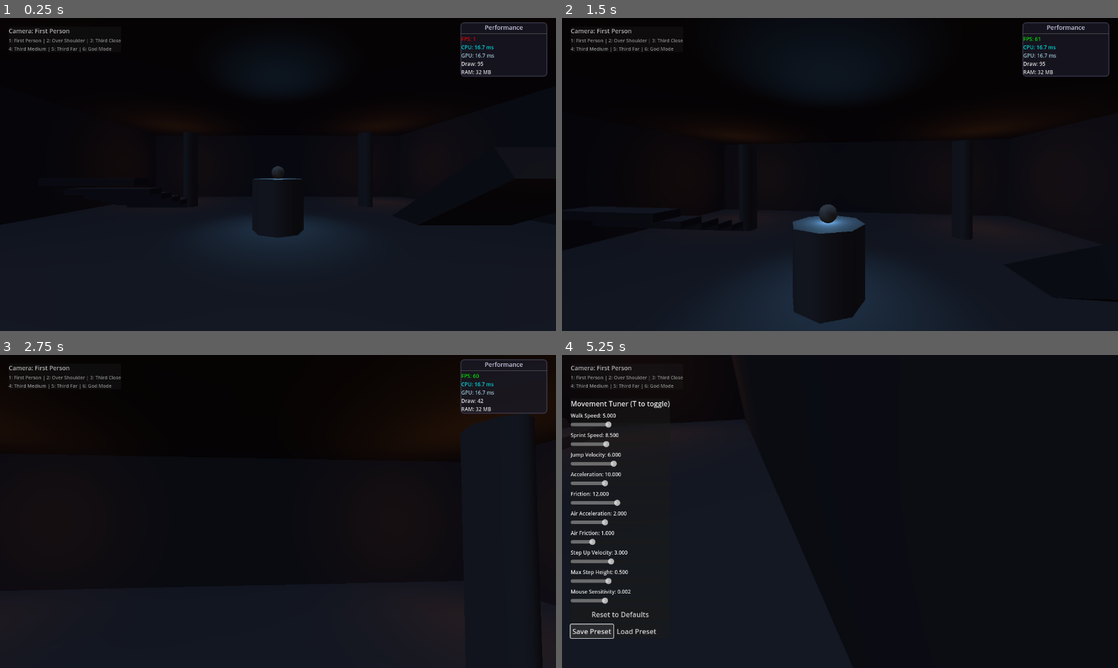
Above: before the commit, frames 1-4 (two rows, left to right).
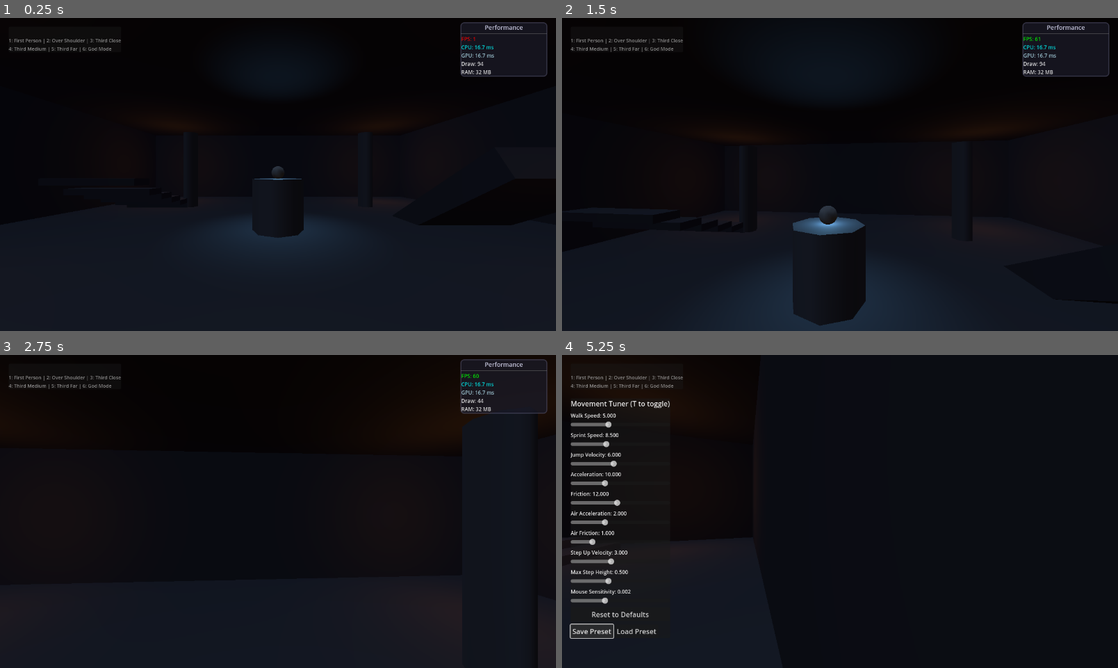
Above: after the commit, the same moments.

Repository: alanops/brackeys-gamejam-2025
Game: Godot game, scene res://src/scenes/DungeonRoomFixed.tscn
The game is run twice, just before and just after one commit, with the same random seed, the same clock (stepped at 60 frames per second) and the same inputs.
Inputs (mouse positions are in pixels of both pictures, inside the frame that each line leads up to):
- Up to frame 1 (0.25 s): no input
- Up to frame 2 (1.5 s): tap Enter at 0.5 s; move the mouse to (867, 174) at 0.52 s; hold Shift (sprint) 0.53-1.28 s; hold W (move_forward) from 0.53 s (still down); tap Space (jump) at 0.77, 0.8, 1.07, 1.35 s; move the mouse to (812, 174) at 1.27 s
- Up to frame 3 (2.75 s): keep holding W (move_forward); tap Space (jump) at 1.52, 1.82, 2.3 s; tap Shift (sprint) at 1.55 s; move the mouse to (289, 505) at 2.02 s; hold Shift (sprint) from 2.03 s (still down)
- Up to frame 4 (5.25 s): move the mouse to (834, 517) at 2.77 s; release Shift (sprint) at 2.78 s; tap T (toggle_movement_tuner) at 2.85 s; tap Space (jump) at 3.02, 3.32 s; tap Shift (sprint) at 3.05, 4.55 s; release W (move_forward) at 3.5 s; click "Reset to Defaults" at 3.5 s; move the mouse to (878, 514) at 4.27 s; hold W (move_forward) 4.28-5 s; hold P (toggle_performance) 4.28-5 s; click "Save Preset" at 5 s

The runs differ from the first frame. In frame 1, less than 0.1% of the frame differs, in the area x 1-87%, y 3-16%; in frame 2, 0.4%; in frame 3, less than 0.1%; in frame 4, 1.8%, in the area x 0-35%, y 3-60%.
Error after the commit: Invalid call. Nonexistent function 'get_camera_mode_name' in base 'Node3D (SimpleCameraController.gd)'. (res://src/scripts/CameraOverlay.gd:35)

Commit message:
Replace complex SpringArm3D with simpler camera system
- Created SimpleCameraController with basic node hierarchy
- Uses CameraPivot -> CameraHolder -> Camera3D structure
- Direct positioning of camera based on mode
- Each mode has clear distance, height, and side offset values
- Debug output shows actual camera positions

Camera modes:
- First Person: Camera at player eye level
- Over Shoulder: 2m back, 0.5m up, 0.6m to the side
- Close: 4m back, 1m up
- Medium: 7m back, 2m up
- Far: 12m back, 3m up
- God Mode: Free flying camera

This simpler approach should actually work\!

Diff:
--- a/src/scenes/Player.tscn
+++ b/src/scenes/Player.tscn
@@ -1,7 +1,7 @@
 [gd_scene load_steps=5 format=3 uid="uid://c8qhvmp2xvl5d"]
 
 [ext_resource type="Script" path="res://src/scripts/FirstPersonController.gd" id="1_qxvmp"]
-[ext_resource type="Script" path="res://src/scripts/CameraController.gd" id="2_camera"]
+[ext_resource type="Script" path="res://src/scripts/SimpleCameraController.gd" id="2_camera"]
 
 [sub_resource type="CapsuleShape3D" id="CapsuleShape3D_1"]
 radius = 0.35
--- a/src/scripts/CameraController.gd
+++ b/src/scripts/CameraController.gd
@@ -58,15 +58,14 @@
 	spring_arm.collision_mask = collision_mask
 	spring_arm.spring_length = 5.0
 	spring_arm.margin = 0.2
-	# Important: SpringArm3D needs to face backward for third person
-	spring_arm.rotation = Vector3(0, PI, 0)  # Rotate 180 degrees
 	player.add_child(spring_arm)
 
 	# Create third person camera attached to spring arm
 	third_person_camera = Camera3D.new()
 	third_person_camera.name = "ThirdPersonCamera"
 	third_person_camera.fov = 75.0
-	third_person_camera.position = Vector3(0, 0, 0)  # Camera at the end of the arm
+	# IMPORTANT: Camera must be positioned at spring_length distance
+	third_person_camera.position = Vector3(0, 0, 5.0)  # Initial position
 	spring_arm.add_child(third_person_camera)
 
 	# Create god mode camera
@@ -124,6 +123,8 @@
 			spring_arm.rotate_y(-delta.x)
 			spring_arm.rotation.x -= delta.y
 			spring_arm.rotation.x = clamp(spring_arm.rotation.x, -PI/3, PI/4)
+			# Also rotate player body for third person
+			player.rotate_y(-delta.x)
 
 func _process(delta):
 	match camera_mode:
@@ -174,8 +175,8 @@
 				var rot = config.get("rotation", Vector3.ZERO)
 				spring_arm.rotation = rot
 
-				# SpringArm3D automatically positions the camera, just ensure it's at origin
-				third_person_camera.position = Vector3(0, 0, 0)
+				# Position camera at the spring length distance
+				third_person_camera.position = Vector3(0, 0, spring_arm.spring_length)
 
 				print("SpringArm config - Length: ", spring_arm.spring_length,
 					  " Position: ", spring_arm.position,
--- /dev/null
+++ b/src/scripts/SimpleCameraController.gd
@@ -0,0 +1,141 @@
+extends Node3D
+
+enum CameraMode {
+	FIRST_PERSON,
+	OVER_THE_SHOULDER,
+	THIRD_PERSON_CLOSE,
+	THIRD_PERSON_MEDIUM,
+	THIRD_PERSON_FAR,
+	GOD_MODE
+}
+
+@export var camera_mode: CameraMode = CameraMode.FIRST_PERSON
+@export var mouse_sensitivity: float = 0.002
+
+var player: CharacterBody3D
+var camera_pivot: Node3D
+var camera_holder: Node3D
+var current_camera: Camera3D
+
+# Camera distances
+var camera_distances = {
+	CameraMode.OVER_THE_SHOULDER: {"distance": 2.0, "height": 0.5, "side": 0.6},
+	CameraMode.THIRD_PERSON_CLOSE: {"distance": 4.0, "height": 1.0, "side": 0},
+	CameraMode.THIRD_PERSON_MEDIUM: {"distance": 7.0, "height": 2.0, "side": 0},
+	CameraMode.THIRD_PERSON_FAR: {"distance": 12.0, "height": 3.0, "side": 0},
+}
+
+func _ready():
+	player = get_parent() as CharacterBody3D
+
+	# Create camera pivot at player eye level
+	camera_pivot = Node3D.new()
+	camera_pivot.name = "CameraPivot"
+	camera_pivot.position = Vector3(0, 1.5, 0)
+	player.add_child(camera_pivot)
+
+	# Create camera holder that will move around the pivot
+	camera_holder = Node3D.new()
+	camera_holder.name = "CameraHolder"
+	camera_pivot.add_child(camera_holder)
+
+	# Create the actual camera
+	current_camera = Camera3D.new()
+	current_camera.name = "MainCamera"
+	current_camera.fov = 75.0
+	camera_holder.add_child(current_camera)
+
+	# Get reference to first person camera and disable it
+	var first_person_cam = player.get_node_or_null("Camera3D")
+	if first_person_cam:
+		first_person_cam.current = false
+
+	update_camera_mode()
+
+func _input(event):
+	# Camera switching
+	if event is InputEventKey and event.pressed:
+		match event.keycode:
+			49: set_camera_mode(CameraMode.FIRST_PERSON)
+			50: set_camera_mode(CameraMode.OVER_THE_SHOULDER)
+			51: set_camera_mode(CameraMode.THIRD_PERSON_CLOSE)
+			52: set_camera_mode(CameraMode.THIRD_PERSON_MEDIUM)
+			53: set_camera_mode(CameraMode.THIRD_PERSON_FAR)
+			54: set_camera_mode(CameraMode.GOD_MODE)
+
+	# Mouse look
+	if event is InputEventMouseMotion and Input.get_mouse_mode() == Input.MOUSE_MODE_CAPTURED:
+		var delta = event.relative * mouse_sensitivity
+
+		if camera_mode == CameraMode.FIRST_PERSON:
+			player.rotate_y(-delta.x)
+			current_camera.rotate_x(-delta.y)
+			current_camera.rotation.x = clamp(current_camera.rotation.x, -PI/2, PI/2)
+		else:
+			# Rotate camera around player for third person
+			camera_pivot.rotate_y(-delta.x)
+			camera_holder.rotate_x(-delta.y)
+			camera_holder.rotation.x = clamp(camera_holder.rotation.x, -PI/3, PI/6)
+
+func set_camera_mode(mode: CameraMode):
+	camera_mode = mode
+	update_camera_mode()
+
+func update_camera_mode():
+	print("\nSwitching to: ", get_mode_name())
+
+	# Show/hide player mesh
+	var mesh = player.get_node_or_null("MeshInstance3D")
+	if mesh:
+		mesh.visible = (camera_mode != CameraMode.FIRST_PERSON)
+
+	# Position camera based on mode
+	match camera_mode:
+		CameraMode.FIRST_PERSON:
+			camera_holder.position = Vector3(0, 0, 0)
+			current_camera.position = Vector3(0, 0, 0)
+
+		CameraMode.GOD_MODE:
+			camera_holder.position = Vector3(0, 5, 10)
+			current_camera.position = Vector3(0, 0, 0)
+
+		_:
+			# Third person modes
+			var config = camera_distances.get(camera_mode, {"distance": 5, "height": 1, "side": 0})
+			var dist = config["distance"]
+			var height = config["height"]
+			var side = config["side"]
+
+			camera_holder.position = Vector3(side, height, dist)
+			current_camera.position = Vector3(0, 0, 0)
+
+			print("Camera positioned at: ", camera_holder.position)
+			print("Camera global position: ", current_camera.global_position)
+
+	# Always ensure our camera is current
+	current_camera.current = true
+
+func get_mode_name() -> String:
+	match camera_mode:
+		CameraMode.FIRST_PERSON: return "First Person"
+		CameraMode.OVER_THE_SHOULDER: return "Over The Shoulder"
+		CameraMode.THIRD_PERSON_CLOSE: return "Third Person - Close"
+		CameraMode.THIRD_PERSON_MEDIUM: return "Third Person - Medium"
+		CameraMode.THIRD_PERSON_FAR: return "Third Person - Far"
+		CameraMode.GOD_MODE: return "God Mode"
+		_: return "Unknown"
+
+func _process(delta):
+	if camera_mode == CameraMode.GOD_MODE:
+		# Free fly controls for god mode
+		var speed = 10.0
+		if Input.is_action_pressed("sprint"):
+			speed *= 2.0
+
+		var input = Vector3()
+		input.x = Input.get_action_strength("move_right") - Input.get_action_strength("move_left")
+		input.z = Input.get_action_strength("move_back") - Input.get_action_strength("move_forward")
+		input.y = Input.get_action_strength("jump") - Input.get_action_strength("move_down")
+
+		var movement = current_camera.global_transform.basis * input
+		camera_pivot.global_position += movement.normalized() * speed * delta
